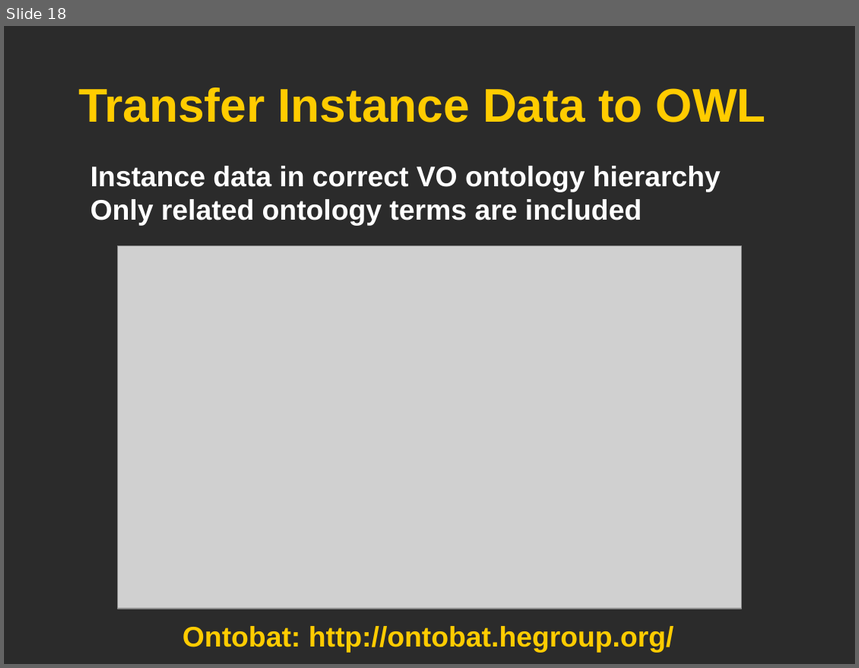
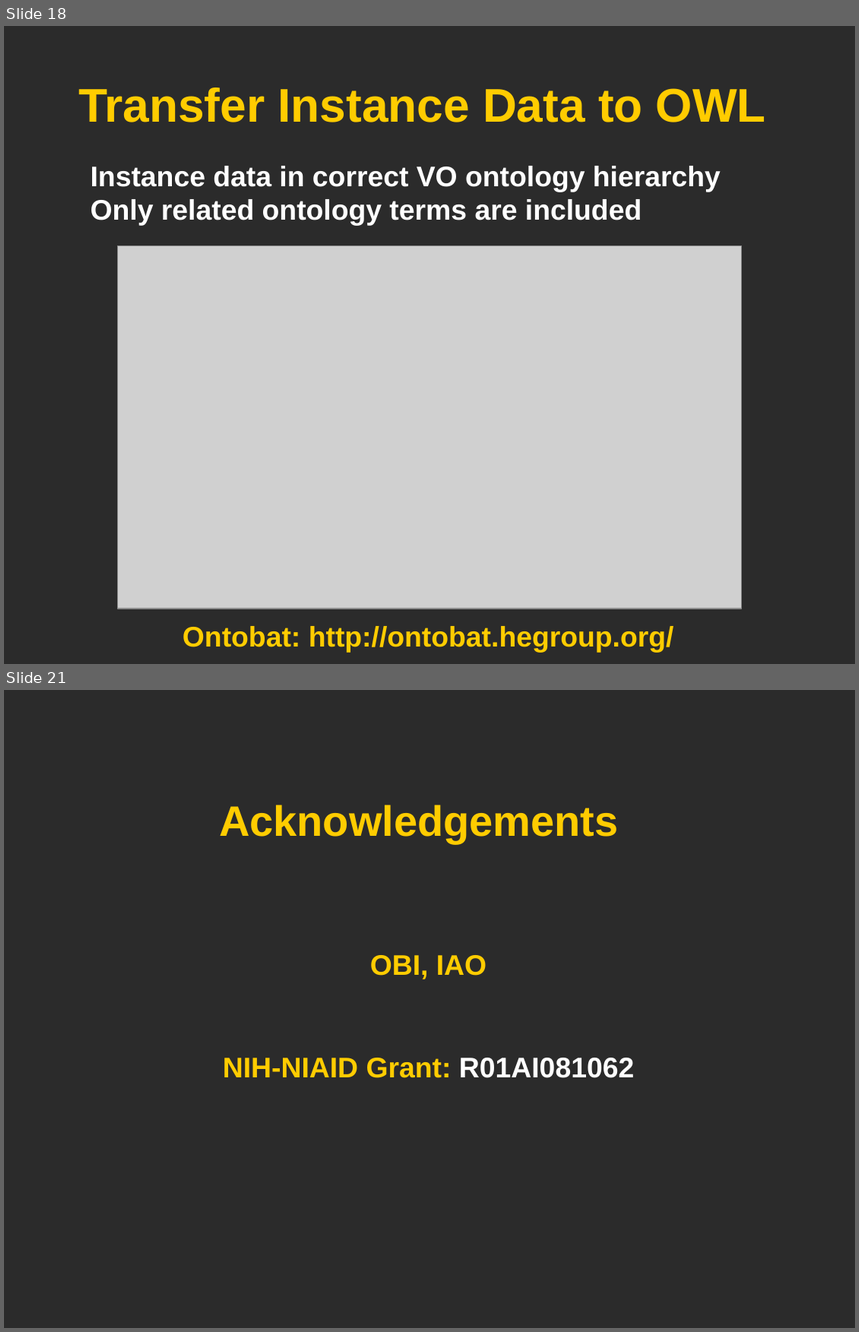
Before and after one commit to obi-ontology/obi-legacy-svn, a slide deck: trunk/docs/presentations/OBI workshop May 2012 Ann Arbor/OBI Statistics/Statistics_OBI_He.ppt. Shown one above the other, each under a label of ours: slide 18 before the commit, slides 18 and 21 after it; the slides between them are not shown. The pictures are 859x668 and 859x1332 pixels, drawn with LibreOffice and Linux fonts; fonts in the diff are those of the drawing; grey boxes stand for pictures; background and template pictures are left out; a plain dark background stands for a picture behind light text. Boxes give left, top, right and bottom in pixels: in the first picture for what was removed or moved away, otherwise in the second. Text is boxed around its words. In the diff, an @@ line names an element or a change of style, - is before the commit and + after.

```diff
--- a/trunk/docs/presentations/OBI workshop May 2012 Ann Arbor/OBI Statistics/Statistics_OBI_He.ppt
+++ b/trunk/docs/presentations/OBI workshop May 2012 Ann Arbor/OBI Statistics/Statistics_OBI_He.ppt
@@ slide 21 added at [4,690,855,1328], background picture (left out) @@
@@ text added at [219,805,619,844], 36 pt, text #FFCC00, bold @@
+Acknowledgements
@@ text added at [223,955,634,1078], 24 pt, text #FFCC00, bold @@
+OBI, IAO
+NIH-NIAID Grant: R01AI081062
```
Also in this commit, not shown: 2 slides changed, 1 slide removed.
